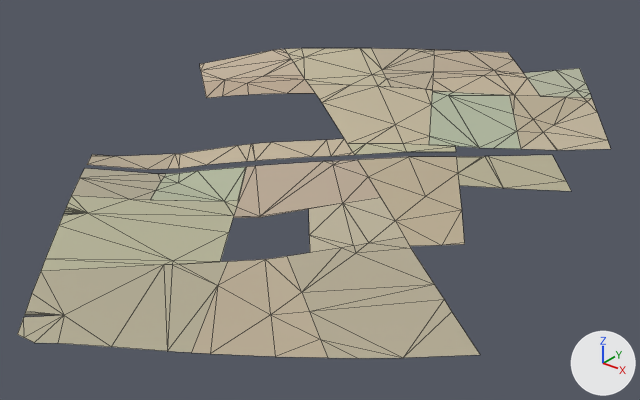
What one commit did to the glTF model assets/malta/countryside/farm_25_18_soil.glb.
One viewpoint serves both versions: a camera (50 mm lens) standing at (746.0, -754.0, 291.0) and looking at (365.0, -277.0, -4.0). Lighting does not change. The marker at lower right points along +X, +Y and +Z. The picture after the commit comes second. Mesh edges are drawn as thin lines. Vertices at exactly the same position are counted once.

The first picture shows 'geometry_0'.
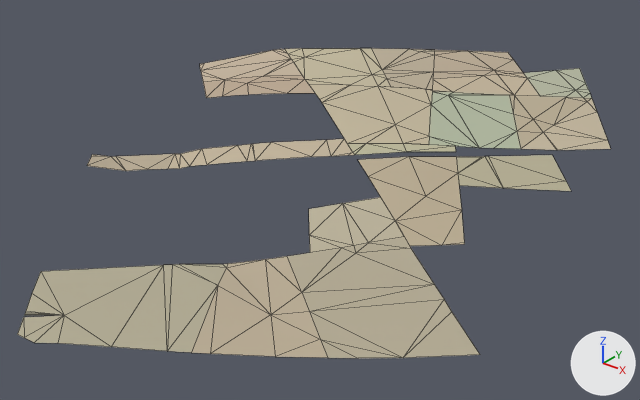
Where the change shows, as pixel boxes [x1, y1, x2, y2] in the pictures (640 x 400 px):
part 1 of me_geometry_0, cut back
    before: [41, 145, 380, 315]
    after: [87, 145, 271, 315]

Edits to the bpy script that builds the scene:
```text
Change me_geometry_0:
    used by ob_geometry_0; location = (0.0, 0.0, 0.0)
    remove me_geometry_0.from_pydata(...)  # 239 vertices, 299 faces; spans x 137.0..572.0, y -547.0..16.0, z 12.0..46.0
    add me_geometry_0.from_pydata(...)  # 196 vertices, 241 faces; spans x 137.0..572.0, y -547.0..16.0, z 12.0..46.0
    me_geometry_0 part 1
    50 vertices are removed from x 233.0..404.0, y -493.0..-272.0, z 18.0..31.0
    73 faces are deleted
    1 vertex moves from x 401.0, y -420.0, z 18.0 to x 402.0, y -419.0, z 17.0
    7 vertices are added at x 228.0..407.0, y -421.0..-316.0, z 16.0..28.0
    15 new faces join them
```
